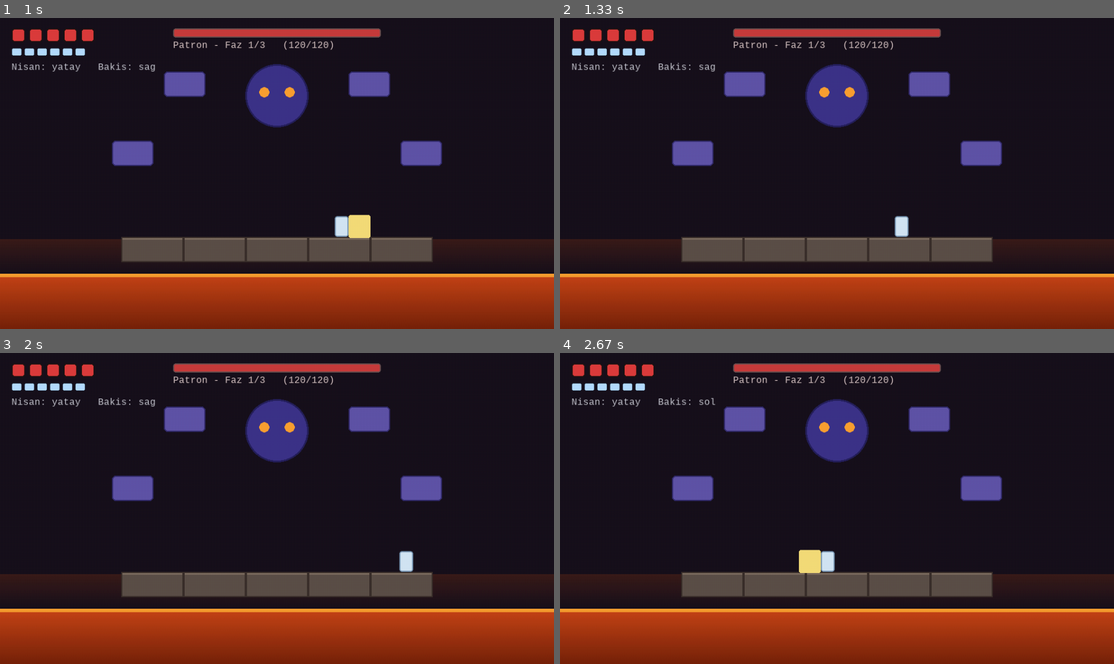
Above: before the commit, frames 1-4 (two rows, left to right).
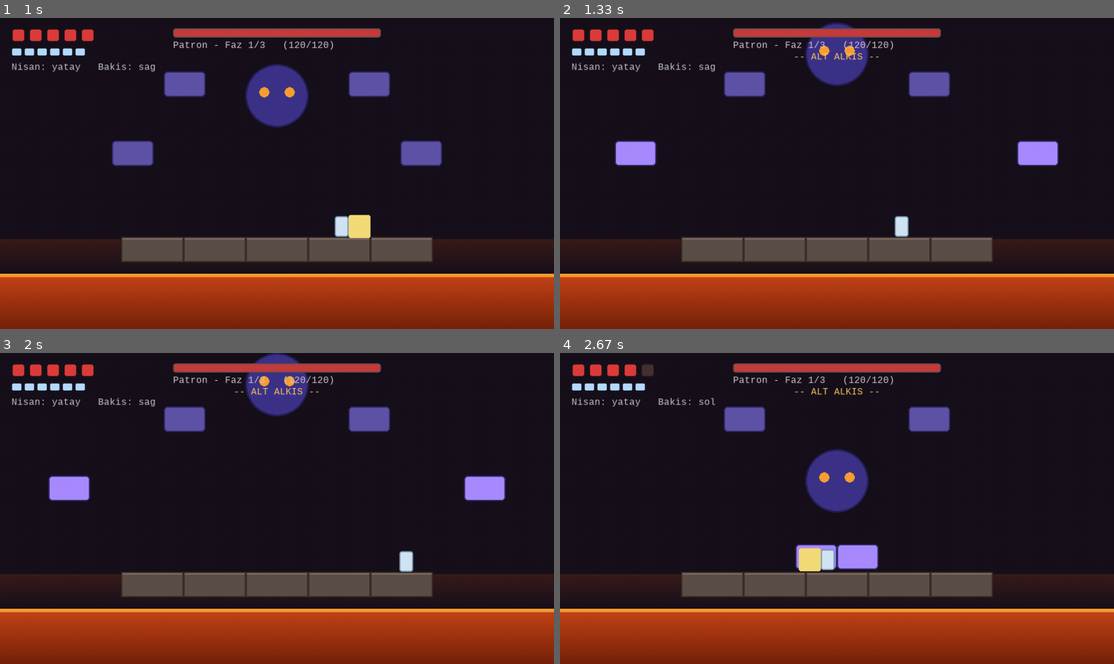
Above: after the commit, the same moments.

Repository: djkurbaga/reinforcement_learning_pygame
Game: pygame game, started from game.py
The game is run twice, just before and just after one commit, with the same random seed, the same clock (stepped at 60 frames per second) and the same inputs.
Inputs:
- Up to frame 1 (1 s): hold Right 0.33-0.8 s; tap J at 0.83 s
- Up to frame 2 (1.33 s): tap F at 1.17 s
- Up to frame 3 (2 s): hold Right 1.5-1.97 s; tap J at 1.57, 1.87 s
- Up to frame 4 (2.67 s): hold Left 2-2.53 s; tap J at 2.07, 2.37, 2.63 s; tap Right Shift at 2.15 s; hold Left from 2.57 s (still down)

Frame 1 is identical in both runs. In frame 2, 5.1% of the frame differs, in the area x 9-90%, y 1-48%; in frame 3, 5.3%; in frame 4, 5.6%, in the area x 14-80%, y 3-71%.

Commit message:
bossun ilk fazı tamam

Diff:
--- a/boss.py
+++ b/boss.py
@@ -49,7 +49,7 @@
 KNOCKBACK_YATAY = 7.0
 
 # Saldırılar arası bekleme
-BEKLE_SURE = 3.0
+BEKLE_SURE = 1.0
 
 # ============================================================
 # 1. HAREKET — ALT SWING
@@ -58,14 +58,53 @@
 # Süre = 2 sn (oyuncu el üstünden zıplayıp atlamalı).
 # El "platform üstüne çarpacak yükseklikte" iner -> y = ZEMIN_Y - oyuncu_yuk/2
 # Yani el yatay ortalama, dikey olarak oyuncunun yan vurma seviyesinde.
-SWING_SURE = 2.0
+SWING_SURE = 2.0           # toplam saldırı süresi
+SWING_HAZIRLIK_ORAN = 0.20 # ilk %20: el baslangic konumdan swing baslangicina gider
+SWING_SUPURME_ORAN = 0.60  # orta %60: gercek supurme
+SWING_DONUS_ORAN = 0.20    # son %20: el swing sonundan baslangic konumuna doner
 SWING_Y = arena.ZEMIN_Y - 26   # platformun üstünden 26 px yukarı (oyuncu yarısı)
 # Süpürme uç noktaları (sahnenin sol/sağ kenarına yakın)
 SWING_SOL_X = 60
 SWING_SAG_X = arena.TUVAL_GENISLIK - 60   # 900
 # Kafa hareketi (swing sırasında elin yönüne doğru biraz kayar + aşağı eğilir)
-KAFA_SWING_KAYMA = 30
-KAFA_SWING_EGILME = 18
+KAFA_SWING_KAYMA = 60
+KAFA_SWING_EGILME = 60
+
+# ============================================================
+# 2. HAREKET — UST SLAM
+# ============================================================
+# Ust el rastgele 2 KOMSU platform secer, ustlerinde 0.6 sn telegraflanir
+# (el parlar, hedef platformlarda uyari cercevesi), sonra 0.2 sn hizli
+# inisle vurur. Platformlar 5 sn batik kalir (lavaya gomulur). El sonra
+# 0.5 sn'lik donusle baslangic konumuna yumusakca doner.
+#
+# Kafa: telegrafta yukari kalkar, vurma aninda elle beraber asagi
+# savrulur, donus sirasinda eski yerine doner.
+SLAM_TELEGRAF_SURE = 0.6
+SLAM_INIS_SURE = 0.2
+SLAM_BATIK_SURE = 5.0
+SLAM_DONUS_SURE = 0.5
+SLAM_INIS_Y = arena.ZEMIN_Y - 4   # platform ustune cok yakin (vurus noktasi)
+KAFA_SLAM_KALKMA = 80             # telegrafta yukari kalkma
+KAFA_SLAM_SAVRULMA = 100        # vurma aninda asagi savrulma
+
+# ============================================================
+# 3. HAREKET — ALT ALKIS
+# ============================================================
+# Iki alt el once disa acilir (sol sola, sag saga), sonra telegraf
+# pozisyonunda bekler, sonra hizla merkeze gelip alkis yaparlar,
+# alkis pozunda 1.5 sn beklerler, sonra eski konumlarina dönerler.
+# Kafa: acilma+telegraf sirasinda yukari kalkar, alkis aninda asagi
+# savrulur, tutma boyunca yavasca eski konumuna doner.
+ALKIS_ACILMA_SURE = 0.4
+ALKIS_TELEGRAF_SURE = 0.6
+ALKIS_VURUS_SURE = 0.3
+ALKIS_TUTMA_SURE = 1.5
+ALKIS_DONUS_SURE = 0.5
+ALKIS_DIS_OFFSET = 110            # baslangic konumundan disa kayma miktari
+ALKIS_BULUSMA_SOL_X = arena.TUVAL_GENISLIK // 2 - EL_GENISLIK // 2  # 444
+ALKIS_BULUSMA_SAG_X = arena.TUVAL_GENISLIK // 2 + EL_GENISLIK // 2  # 516
+ALKIS_Y = arena.ZEMIN_Y - 26      # oyuncu seviyesinde (swing y ile ayni)
 
 # ============================================================
 # RENKLER
@@ -102,7 +141,8 @@
 
 
 class Boss:
-    def __init__(self):
+    def __init__(self, arena_obj=None):
+        self._son_arena = arena_obj   # slam icin platform listesine erisim
         # Kafa
         self.kafa_temel = (KAFA_X, KAFA_Y)
         self.kafa_merkez = list(self.kafa_temel)
@@ -131,10 +171,21 @@
         self.aktif_hareket = ""         # HUD için ad
 
         # Hareket-içi zamanlayıcılar
-        self.swing_t = 0.0              # 0..SWING_SURE
-        self.swing_el_index = -1        # 2 (sol_alt) ya da 3 (sag_alt)
+        # alt_swing:
+        self.swing_t = 0.0
+        self.swing_el_index = -1
         self.swing_baslangic_x = 0
         self.swing_bitis_x = 0
+        # ust_slam:
+        self.slam_t = 0.0
+        self.slam_el_index = -1
+        self.slam_hedef_x = 0
+        self.slam_hedef_platformlar = []
+        self.slam_batik_platformlar = []
+        self.slam_batik_zamanlar = []
+        # alt_alkis:
+        self.alkis_t = 0.0
+
 
         # Animasyon
         self.faz_gecis_kalan = 0.0
@@ -170,46 +221,55 @@
             el.aktif = False
         self.kafa_merkez = list(self.kafa_temel)
         self.aktif_hareket = ""
+        # Faz gecisinde batik platformlari hemen geri ekle (temiz baslangic)
+        if self._son_arena is not None:
+            for plat in self.slam_batik_platformlar:
+                if plat not in self._son_arena.platformlar:
+                    self._son_arena.platformlar.append(plat)
+        self.slam_batik_platformlar = []
+        self.slam_batik_zamanlar = []
 
     # ============================================================
     # STATE MACHINE
     # ============================================================
     def _sonraki_saldiriyi_sec(self):
-        """Şu an sadece alt_swing tanımlı. Diğerleri eklenince listeye girer."""
-        # Şimdilik tek seçenek - sonraki hareketler eklenince listeye eklenecek
-        secenekler = ["alt_swing"]
+        """Rastgele bir saldırı seçer."""
+        secenekler = ["alt_swing", "ust_slam", "alt_alkis"]
         secim = random.choice(secenekler)
         if secim == "alt_swing":
             self._alt_swing_baslat()
+        elif secim == "ust_slam":
+            self._ust_slam_baslat()
+        elif secim == "alt_alkis":
+            self._alt_alkis_baslat()
 
     # ------------------------------------------------------------
     # 1. HAREKET: ALT SWING
     # ------------------------------------------------------------
     def _alt_swing_baslat(self):
-        """Rastgele bir alt el seçilir, karşı yönden giriş yapar."""
+        """Rastgele bir alt el seçilir. El, başlangıç konumunda KALIR;
+        hazırlık fazında yumuşakça swing başlangıç noktasına gidecek."""
         self.durum = "alt_swing"
         self.aktif_hareket = "Alt swing"
         self.swing_t = 0.0
-        # Rastgele alt el seç (indeks 2 veya 3)
         self.swing_el_index = random.choice([2, 3])
         el = self.eller[self.swing_el_index]
         el.aktif = True
-        # El, başlangıç konumundan KARŞI uca süpürür.
-        # Sol alt (sol kenarda başlar) -> sağ uca gider
-        # Sağ alt (sağ kenarda başlar) -> sol uca gider
+        # Sol alt -> sağa süpürür, Sağ alt -> sola süpürür
         if el.isim == "sol_alt":
             self.swing_baslangic_x = SWING_SOL_X
             self.swing_bitis_x = SWING_SAG_X
         else:
             self.swing_baslangic_x = SWING_SAG_X
             self.swing_bitis_x = SWING_SOL_X
-        # Eli süpürme y'sine getir
-        el.rect.center = (self.swing_baslangic_x, SWING_Y)
+        # Eli konumunda BIRAK - ışınlanma yok
 
     def _alt_swing_guncelle(self, dt):
         self.swing_t += dt
-        if self.swing_t >= SWING_SURE:
-            # Bitti - eli eski konuma döndür, bekleme moduna geç
+        ham = self.swing_t / SWING_SURE
+
+        if ham >= 1.0:
+            # Bitti - güvenlik için el başlangıcına ince ayar, bekleme moduna geç
             el = self.eller[self.swing_el_index]
             el.rect.center = el.baslangic_konum
             el.aktif = False
@@ -219,21 +279,277 @@
             self.aktif_hareket = ""
             return
 
-        # İlerleme oranı (0 -> 1), yumuşak
-        ham = self.swing_t / SWING_SURE
-        t = _ease_in_out(ham)
-        # El konumu (yatay interpolasyon)
-        x = self.swing_baslangic_x + (self.swing_bitis_x - self.swing_baslangic_x) * t
         el = self.eller[self.swing_el_index]
-        el.rect.center = (int(x), SWING_Y)
-
-        # Kafa hareketi: elin yönüne doğru biraz kayar + aşağı eğilir.
-        # Tepe noktası ortada (t=0.5), sonra geri döner.
+        ebx, eby = el.baslangic_konum
+        sbx, sby = self.swing_baslangic_x, SWING_Y
+        bx, by = self.swing_bitis_x, SWING_Y
         yon = 1 if self.swing_bitis_x > self.swing_baslangic_x else -1
-        # Salınım egrisi: 0 -> 1 -> 0 (sin pi*t)
-        salinim = math.sin(math.pi * ham)
-        self.kafa_merkez[0] = self.kafa_temel[0] + yon * KAFA_SWING_KAYMA * salinim
-        self.kafa_merkez[1] = self.kafa_temel[1] + KAFA_SWING_EGILME * salinim
+
+        # === EL KONUMU (3 fazlı, ışınlanma yok) ===
+        if ham < SWING_HAZIRLIK_ORAN:
+            # Faz A — HAZIRLIK: başlangıç konumundan swing başlangıcına yumuşak in
+            lt = _ease_in_out(ham / SWING_HAZIRLIK_ORAN)
+            x = ebx + (sbx - ebx) * lt
+            y = eby + (sby - eby) * lt
+            egilme = lt   # kafa aşağı eğilmeye başlar
+        elif ham < SWING_HAZIRLIK_ORAN + SWING_SUPURME_ORAN:
+            # Faz B — SÜPÜRME
+            lt_raw = (ham - SWING_HAZIRLIK_ORAN) / SWING_SUPURME_ORAN
+            lt = _ease_in_out(lt_raw)
+            x = sbx + (bx - sbx) * lt
+            y = sby
+            egilme = 1.0
+        else:
+            # Faz C — DÖNÜŞ
+            lt = _ease_in_out(
+                (ham - SWING_HAZIRLIK_ORAN - SWING_SUPURME_ORAN)
+                / SWING_DONUS_ORAN)
+            x = bx + (ebx - bx) * lt
+            y = by + (eby - by) * lt
+            egilme = 1.0 - lt
+
+        el.rect.center = (int(x), int(y))
+
+        # === KAFA YATAY KAYMA: yay gerip atan adam gibi ===
+        # Hazırlık: 0 -> -1 (ELİN GELECEĞİ YÖNÜN TERSİ, "geri çekilme")
+        # Sweep ilk yarı: -1 -> 0 (merkeze geri)
+        # Sweep ikinci yarı: 0 -> +1 (SWEEP YÖNÜNE, "savrulma")
+        # Dönüş: +1 -> 0 (merkeze geri)
+        haz_son = SWING_HAZIRLIK_ORAN                    # 0.2
+        sweep_orta = haz_son + SWING_SUPURME_ORAN / 2    # 0.5
+        sweep_son = haz_son + SWING_SUPURME_ORAN         # 0.8
+        if ham < haz_son:
+            kayma_carpan = -_ease_in_out(ham / haz_son)
+        elif ham < sweep_orta:
+            kayma_carpan = -1.0 + _ease_in_out(
+                (ham - haz_son) / (sweep_orta - haz_son))
+        elif ham < sweep_son:
+            kayma_carpan = _ease_in_out(
+                (ham - sweep_orta) / (sweep_son - sweep_orta))
+        else:
+            kayma_carpan = 1.0 - _ease_in_out(
+                (ham - sweep_son) / SWING_DONUS_ORAN)
+
+        self.kafa_merkez[0] = (self.kafa_temel[0]
+                               + yon * KAFA_SWING_KAYMA * kayma_carpan)
+        self.kafa_merkez[1] = self.kafa_temel[1] + KAFA_SWING_EGILME * egilme
+
+    # ------------------------------------------------------------
+    # 2. HAREKET: UST SLAM
+    # ------------------------------------------------------------
+    def _ust_slam_baslat(self):
+        """Rastgele bir ust el secer; arena'nin platform listesinden 2
+        komsu platform secip onlari hedef alir. El kendi yerinde kalir,
+        telegraf fazinda hedef ustune yumusak in."""
+        self.durum = "ust_slam"
+        self.aktif_hareket = "Ust slam"
+        self.slam_t = 0.0
+        self.slam_el_index = random.choice([0, 1])
+        el = self.eller[self.slam_el_index]
+        el.aktif = True
+
+        # Komşu 2 platform seç (indeks 0-1, 1-2, 2-3, 3-4)
+        # Komsu 2 platform sec (mevcut, batik olmayanlardan)
+        mevcut = list(self._son_arena.platformlar)
+        if len(mevcut) < 3:
+            # Yetersiz platform - oyuncu yere basacak yer kalmamali
+            # Slam iptal, alt_swing'e gec
+            self.durum = "bekle"
+            self.bekle_kalan = BEKLE_SURE
+            self.aktif_hareket = ""
+            el.aktif = False
+            return
+        # Mevcut platformlari x'e gore sirala (komsu icin)
+        mevcut.sort(key=lambda r: r.x)
+        ilk = random.randint(0, len(mevcut) - 2)
+        self.slam_hedef_platformlar = [mevcut[ilk], mevcut[ilk + 1]]
+        # Vurus orta noktasi (iki platformun orta noktalari arasi)
+        p1 = self.slam_hedef_platformlar[0]
+        p2 = self.slam_hedef_platformlar[1]
+        self.slam_hedef_x = (p1.centerx + p2.centerx) // 2
+
+    def _ust_slam_guncelle(self, dt, arena_obj):
+        self.slam_t += dt
+        el = self.eller[self.slam_el_index]
+        ebx, eby = el.baslangic_konum
+        hx = self.slam_hedef_x
+        # Telegraf hedef y: platform ustunun biraz uzerinde, vurmaya hazirlanir
+        telegraf_y = arena.ZEMIN_Y - 80
+        inis_y = SLAM_INIS_Y
+
+        # Faz sinirlari
+        t_telegraf_son = SLAM_TELEGRAF_SURE
+        t_inis_son = t_telegraf_son + SLAM_INIS_SURE
+        t_donus_son = t_inis_son + SLAM_DONUS_SURE
+
+        if self.slam_t < t_telegraf_son:
+            # TELEGRAF: el baslangic konumdan hedefin ustune yumusak in
+            lt = _ease_in_out(self.slam_t / SLAM_TELEGRAF_SURE)
+            x = ebx + (hx - ebx) * lt
+            y = eby + (telegraf_y - eby) * lt
+            el.rect.center = (int(x), int(y))
+            # Kafa: yukari kalk (lt 0->1)
+            self.kafa_merkez[0] = self.kafa_temel[0]
+            self.kafa_merkez[1] = self.kafa_temel[1] - KAFA_SLAM_KALKMA * lt
+        elif self.slam_t < t_inis_son:
+            # INIS: el hizli aşağı (hızlı interpolasyon)
+            lt_raw = (self.slam_t - t_telegraf_son) / SLAM_INIS_SURE
+            # Daha hızlı bir egri: kare (vurma hissi)
+            lt = lt_raw * lt_raw
+            x = hx
+            y = telegraf_y + (inis_y - telegraf_y) * lt
+            el.rect.center = (int(x), int(y))
+            # Kafa: yukaridan asagi savrulma
+            self.kafa_merkez[0] = self.kafa_temel[0]
+            self.kafa_merkez[1] = (self.kafa_temel[1]
+                                   - KAFA_SLAM_KALKMA * (1 - lt)
+                                   + KAFA_SLAM_SAVRULMA * lt)
+
+        elif self.slam_t < t_donus_son:
+            # Donus fazinin BASLANGICINDA platformlari gom (tek seferlik)
+            # Bayrak olarak hedef listesi kullanilir; gomme sonunda temizlenir
+            if self.slam_hedef_platformlar:
+                self._slam_platformlari_gom(arena_obj)
+            # DONUS: el vurus noktasindan baslangic konumuna yumusak don
+            lt = _ease_in_out(
+                (self.slam_t - t_inis_son) / SLAM_DONUS_SURE)
+            x = hx + (ebx - hx) * lt
+            y = inis_y + (eby - inis_y) * lt
+            el.rect.center = (int(x), int(y))
+            # Kafa: savrulmadan eski yerine yumusak
+            self.kafa_merkez[0] = self.kafa_temel[0]
+            self.kafa_merkez[1] = (self.kafa_temel[1]
+                                   + KAFA_SLAM_SAVRULMA * (1 - lt))
+        else:
+            # Bitti
+            el.rect.center = el.baslangic_konum
+            el.aktif = False
+            self.kafa_merkez = list(self.kafa_temel)
+            self.durum = "bekle"
+            self.bekle_kalan = BEKLE_SURE
+            self.aktif_hareket = ""
+            # NOT: batik platformlar bekle modunda da geri gelecek
+
+    def _slam_platformlari_gom(self, arena_obj):
+        """Hedef platformlari arena'nin platform listesinden cikar; geri
+        gelmeleri icin geri sayim baslat. Sonra hedef listesini temizle ki
+        ayni slam tekrar gomme yapmasin."""
+        for plat in self.slam_hedef_platformlar:
+            if plat in arena_obj.platformlar:
+                arena_obj.platformlar.remove(plat)
+                self.slam_batik_platformlar.append(plat)
+                self.slam_batik_zamanlar.append(SLAM_BATIK_SURE)
+        # Bayrak temizle
+        self.slam_hedef_platformlar = []
+
+    def _batik_platformlari_guncelle(self, dt, arena_obj):
+        """Her kare cagrilir. Batik platformlarin geri sayim suresini azaltir;
+        bitince platformu arena'ya geri ekler."""
+        if not self.slam_batik_platformlar:
+            return
+        yeni_p = []
+        yeni_z = []
+        for plat, kalan in zip(self.slam_batik_platformlar,
+                               self.slam_batik_zamanlar):
+            kalan -= dt
+            if kalan <= 0:
+                # Geri ekle (orijinal listede dogru sirada olmayabilir; basit
+                # yontem: sonuna ekle, sira gorseli etkilemez cunku Rect'ler
+                # mutlak konumlu)
+                arena_obj.platformlar.append(plat)
+            else:
+                yeni_p.append(plat)
+                yeni_z.append(kalan)
+        self.slam_batik_platformlar = yeni_p
+        self.slam_batik_zamanlar = yeni_z
+
+
+    # ------------------------------------------------------------
+    # 3. HAREKET: ALT ALKIS
+    # ------------------------------------------------------------
+    def _alt_alkis_baslat(self):
+        """Iki alt el aktiflesir; konumlari _alt_alkis_guncelle'de fazlara
+        gore yumusakca degisir, isinlanma yok."""
+        self.durum = "alt_alkis"
+        self.aktif_hareket = "Alt alkis"
+        self.alkis_t = 0.0
+        self.eller[2].aktif = True  # sol_alt
+        self.eller[3].aktif = True  # sag_alt
+
+    def _alt_alkis_guncelle(self, dt):
+        self.alkis_t += dt
+        sol = self.eller[2]
+        sag = self.eller[3]
+        sbx, sby = sol.baslangic_konum
+        gbx, gby = sag.baslangic_konum
+
+        # Faz hedef noktalari
+        sol_acik = (sbx - ALKIS_DIS_OFFSET, sby)
+        sag_acik = (gbx + ALKIS_DIS_OFFSET, gby)
+        sol_alkis = (ALKIS_BULUSMA_SOL_X, ALKIS_Y)
+        sag_alkis = (ALKIS_BULUSMA_SAG_X, ALKIS_Y)
+
+        # Faz sinir zamanlari
+        t1 = ALKIS_ACILMA_SURE
+        t2 = t1 + ALKIS_TELEGRAF_SURE
+        t3 = t2 + ALKIS_VURUS_SURE
+        t4 = t3 + ALKIS_TUTMA_SURE
+        t5 = t4 + ALKIS_DONUS_SURE
+
+        if self.alkis_t < t1:
+            # FAZ 1 - Acilma: baslangic -> acik konum
+            lt = _ease_in_out(self.alkis_t / ALKIS_ACILMA_SURE)
+            sol_x = sbx + (sol_acik[0] - sbx) * lt
+            sol_y = sby + (sol_acik[1] - sby) * lt
+            sag_x = gbx + (sag_acik[0] - gbx) * lt
+            sag_y = gby + (sag_acik[1] - gby) * lt
+            kafa_y_off = -KAFA_SLAM_KALKMA * lt
+        elif self.alkis_t < t2:
+            # FAZ 2 - Telegraf: acik konumda bekle
+            sol_x, sol_y = sol_acik
+            sag_x, sag_y = sag_acik
+            kafa_y_off = -KAFA_SLAM_KALKMA
+        elif self.alkis_t < t3:
+            # FAZ 3 - Vurus (alkis): acik -> alkis konumu (hizlanan)
+            lt_raw = (self.alkis_t - t2) / ALKIS_VURUS_SURE
+            lt = lt_raw * lt_raw   # hizlanan egri
+            sol_x = sol_acik[0] + (sol_alkis[0] - sol_acik[0]) * lt
+            sol_y = sol_acik[1] + (sol_alkis[1] - sol_acik[1]) * lt
+            sag_x = sag_acik[0] + (sag_alkis[0] - sag_acik[0]) * lt
+            sag_y = sag_acik[1] + (sag_alkis[1] - sag_acik[1]) * lt
+            # Kafa: yukaridan asagi savrulma
+            kafa_y_off = (-KAFA_SLAM_KALKMA
+                          + (KAFA_SLAM_KALKMA + KAFA_SLAM_SAVRULMA) * lt)
+        elif self.alkis_t < t4:
+            # FAZ 4 - Tutma: alkis pozunda sabit, kafa yavas yavas geri 0
+            sol_x, sol_y = sol_alkis
+            sag_x, sag_y = sag_alkis
+            lt = (self.alkis_t - t3) / ALKIS_TUTMA_SURE
+            kafa_y_off = KAFA_SLAM_SAVRULMA * (1 - _ease_in_out(lt))
+        elif self.alkis_t < t5:
+            # FAZ 5 - Donus: alkis -> baslangic
+            lt = _ease_in_out((self.alkis_t - t4) / ALKIS_DONUS_SURE)
+            sol_x = sol_alkis[0] + (sbx - sol_alkis[0]) * lt
+            sol_y = sol_alkis[1] + (sby - sol_alkis[1]) * lt
+            sag_x = sag_alkis[0] + (gbx - sag_alkis[0]) * lt
+            sag_y = sag_alkis[1] + (gby - sag_alkis[1]) * lt
+            kafa_y_off = 0.0
+        else:
+            # Bitti
+            sol.rect.center = sol.baslangic_konum
+            sag.rect.center = sag.baslangic_konum
+            sol.aktif = False
+            sag.aktif = False
+            self.kafa_merkez = list(self.kafa_temel)
+            self.durum = "bekle"
+            self.bekle_kalan = BEKLE_SURE
+            self.aktif_hareket = ""
+            return
+
+        sol.rect.center = (int(sol_x), int(sol_y))
+        sag.rect.center = (int(sag_x), int(sag_y))
+        self.kafa_merkez[0] = self.kafa_temel[0]
+        self.kafa_merkez[1] = self.kafa_temel[1] + kafa_y_off
 
     # ============================================================
     # ANA GÜNCELLEME
@@ -253,6 +569,9 @@
 
         if self.olu:
             return
+
+        # Arena referansini guncelle (her kare; ilk frame'de set olur)
+        self._son_arena = self._son_arena if self._son_arena else None
 
         # State machine ilerlet
         if self.durum == "bekle":
@@ -261,6 +580,13 @@
                 self._sonraki_saldiriyi_sec()
         elif self.durum == "alt_swing":
             self._alt_swing_guncelle(dt)
+        elif self.durum == "ust_slam":
+            self._ust_slam_guncelle(dt, self._son_arena)
+        elif self.durum == "alt_alkis":
+            self._alt_alkis_guncelle(dt)
+
+        # Batık platformlar (slam sonrasi) her kare geri sayim
+        self._batik_platformlari_guncelle(dt, self._son_arena)
 
         # Kafa rect'i her kare merkeze göre güncelle
         self.kafa_rect.center = (int(self.kafa_merkez[0]),
@@ -323,6 +649,18 @@
             tuval.blit(hale, (int(self.kafa_merkez[0]) - yaricap,
                               int(self.kafa_merkez[1]) - yaricap))
 
+        # Slam telegraf cercevesi (hedef platformlarda sari yanip sonen)
+        if self.durum == "ust_slam" and self.slam_t < SLAM_TELEGRAF_SURE:
+            yanip_son = (math.sin(self.slam_t * 18) + 1) / 2  # 0..1
+            renk_alpha = int(120 + 100 * yanip_son)
+            for plat in self.slam_hedef_platformlar:
+                cerceve = pygame.Surface(
+                    (plat.width + 6, plat.height + 6), pygame.SRCALPHA)
+                pygame.draw.rect(
+                    cerceve, (250, 180, 60, renk_alpha),
+                    cerceve.get_rect(), width=3, border_radius=4)
+                tuval.blit(cerceve, (plat.x - 3, plat.y - 3))
+
         self._ciz_kafa(tuval, solgun=self.olu)
         for el in self.eller:
             el.ciz(tuval)
--- a/game.py
+++ b/game.py
@@ -223,7 +223,7 @@
     arena_obj = arena.Arena()
     kol = kol_bagla()
     oyuncu = Player(arena_obj.orta_platform_x(), arena.ZEMIN_Y)
-    patron = Boss()
+    patron = Boss(arena_obj)
 
     tam_ekran = False
     onceki = {"space": False, "dash": False, "heal": False,
@@ -249,7 +249,8 @@
                                                      pygame.RESIZABLE))
                 elif olay.key == pygame.K_r and (oyuncu.olu or patron.olu):
                     oyuncu.tam_sifirla()
-                    patron = Boss()
+                    arena_obj = arena.Arena()      # batık platformlar geri gelsin
+                    patron = Boss(arena_obj)
                 elif olay.key == pygame.K_g:
                     oyuncu.olumsuz = not oyuncu.olumsuz
 
--- a/player.py
+++ b/player.py
@@ -108,6 +108,7 @@
 
         # Silk
         self.silk = MAKS_SILK     # DEBUG: patron gelince 0 yap
+        self.silk_bekleme = 0.0   # aynı vuruşta çoklu silk kazanmayı engeller
         self.heal_kalan = 0.0     # >0 ise odaklanıyor
         self.heal_baslangic_can = 0
 
@@ -134,13 +135,19 @@
         self.dash_kullanildi = False
         self.kosuyor = False
         self.silk = MAKS_SILK   # DEBUG
+        self.silk_bekleme = 0.0
         self.heal_kalan = 0.0
         self.silkspear_zaman = 0.0
         self.silkspear_bekleme = self.silkspear_aski = 0.0
         self._spear_bekliyor = False
 
-    def isinla_orta(self):
-        self.rect.centerx = self.isinma_x
+    def isinla_orta(self, arena_obj=None):
+        # Eğer arena verildiyse mevcut (batık olmayan) platformlardan birini
+        # hedef al; yoksa sabit isinma_x'i kullan (oyun başlangıcı vb.).
+        if arena_obj is not None:
+            self.rect.centerx = arena_obj.orta_platform_x()
+        else:
+            self.rect.centerx = self.isinma_x
         self.rect.bottom = arena.ZEMIN_Y
         self.vx = self.vy = 0.0
         # Lavadan ışınlanınca heal/dash/spear modları iptal olur
@@ -149,7 +156,12 @@
         self.silkspear_aski = 0.0
 
     def silk_kazan(self, miktar=1):
-        self.silk = min(MAKS_SILK, self.silk + miktar)
+        # Saldırı kısmi tüketim sırasında bir-iki kare daha çarpışma
+        # tetiklenebilir; kısa bir cooldown ile aynı vuruşun çoklu silk
+        # vermesini engelle.
+        if self.silk_bekleme <= 0:
+            self.silk = min(MAKS_SILK, self.silk + miktar)
+            self.silk_bekleme = 0.2
 
     def saldir(self):
         if self.saldiri_bekleme <= 0:
@@ -192,7 +204,7 @@
         for attr in ("dokunulmaz", "saldiri_zaman", "saldiri_bekleme",
                      "dash_kalan", "dash_bekleme",
                      "silkspear_bekleme", "silkspear_aski",
-                     "silkspear_zaman"):
+                     "silkspear_zaman", "silk_bekleme"):
             v = getattr(self, attr)
             if v > 0:
                 setattr(self, attr, max(0.0, v - dt))
@@ -330,15 +342,14 @@
     def _lava_kontrol(self, arena_obj):
         if arena_obj.lavaya_dustu_mu(self.rect):
             if self.olumsuz:
-                # Debug: lavada bile ölme, ışınla yine
-                self.isinla_orta()
+                self.isinla_orta(arena_obj)
                 return
             self.can -= LAVA_HASAR
             if self.can <= 0:
                 self.can = 0
                 self.olu = True
             else:
-                self.isinla_orta()
+                self.isinla_orta(arena_obj)
                 self.dokunulmaz = DOKUNULMAZLIK_SURE
 
     def it(self, vx, vy):
